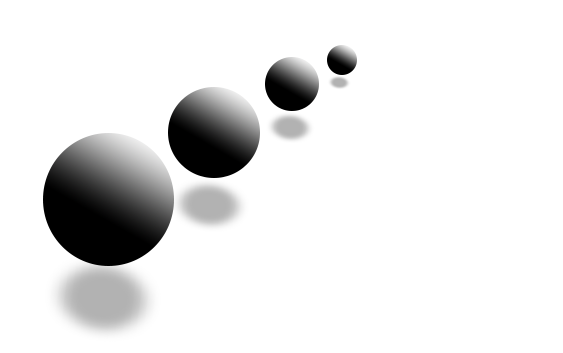
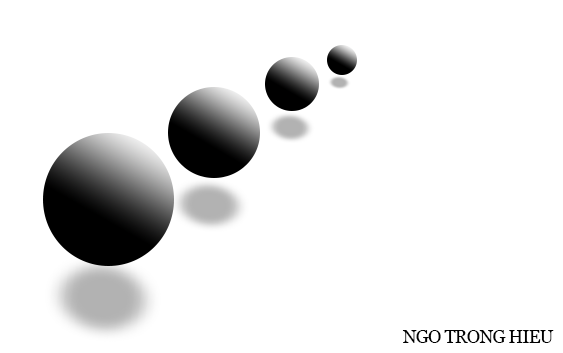
Layers edited between the first and the second (563, 353) image:
added layer "NGO TRONG HIEU" above "Ellipse 1 copy 3" over (402, 330, 554, 343)
